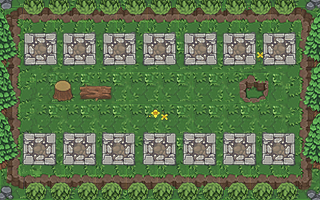
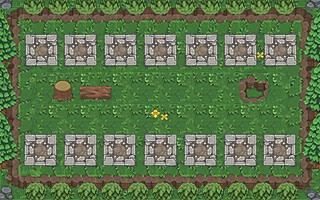
Layer changes from the first 320px x 200px image to the second:
painted on "Step" (1st of 2) over [22, 31, 298, 69]
painted on "Step" (2nd of 2) over [21, 131, 299, 169]
